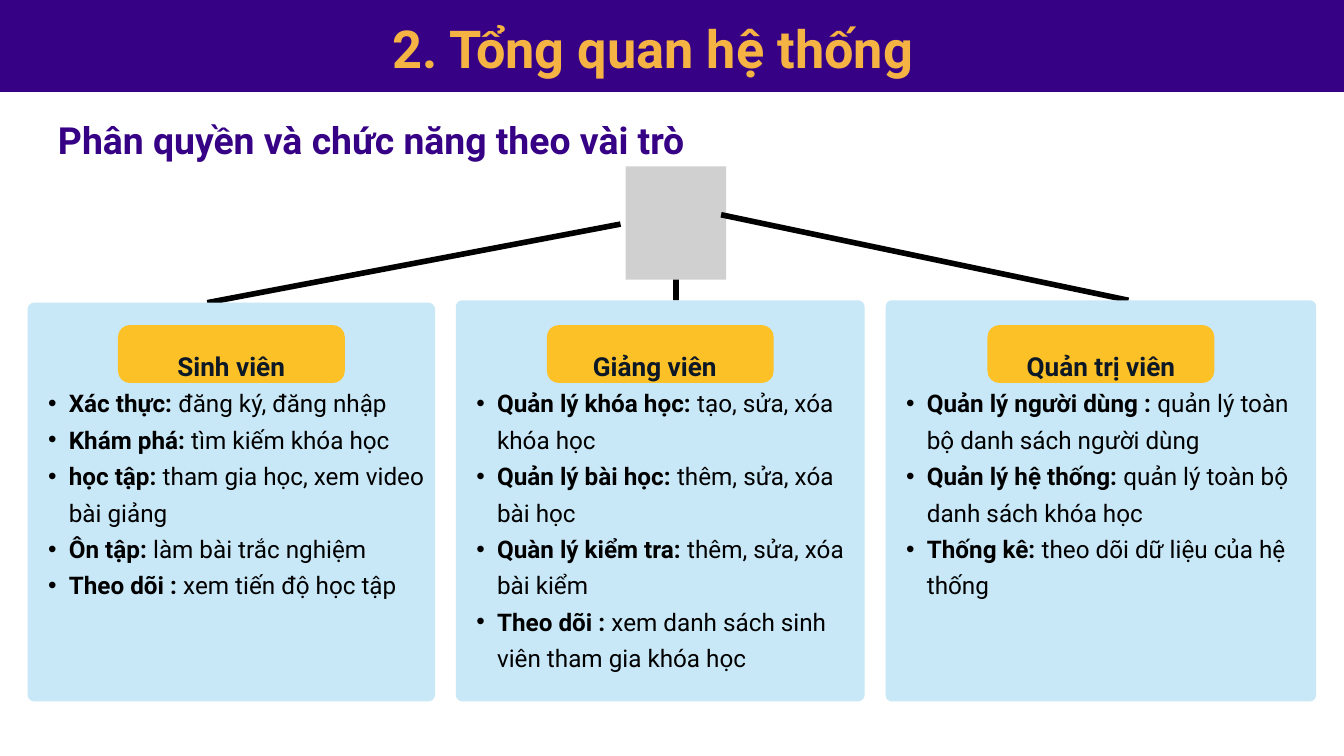
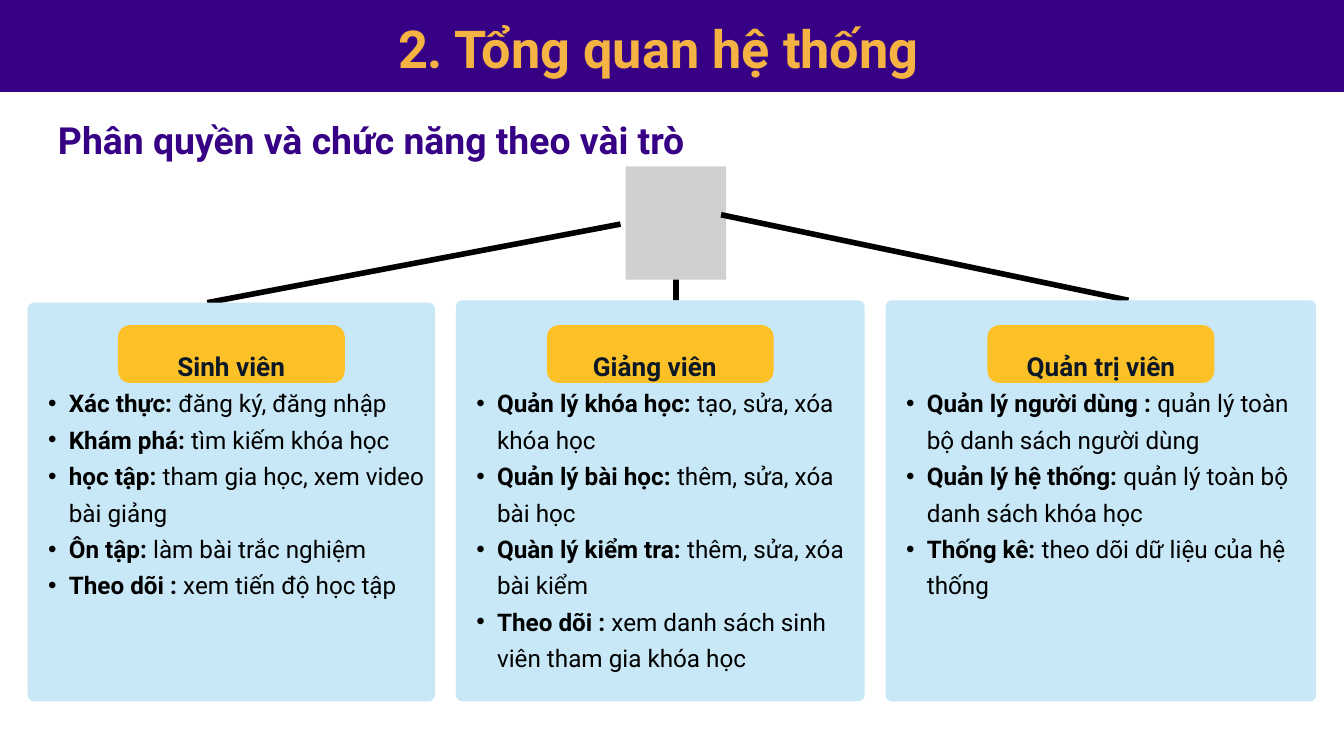
Before and after one commit to Huyle205/csn-da23ttc-letuanhuy-webhoctap-reactjs, a slide deck: slide 7 of thesis/abs/Bao cao thuyet trinh.pptx. Drawn at 1344x756 pixels with LibreOffice and Linux fonts; fonts in the diff are those of the drawing; grey boxes stand for pictures. Boxes give left, top, right and bottom in pixels: in the first picture for what was removed or moved away, otherwise in the second. Text is boxed around its words. In the diff, an @@ line names an element or a change of style, - is before the commit and + after.

```diff
--- a/thesis/abs/Bao cao thuyet trinh.pptx
+++ b/thesis/abs/Bao cao thuyet trinh.pptx
@@ text "2. Tổng quan hệ thống": place and size @@
-text "2. Tổng quan hệ thống" at (392,25,913,79)
+text "2. Tổng quan hệ thống" at (398,25,919,79)
```
Also in this commit, not shown: 3 other slides changed.
